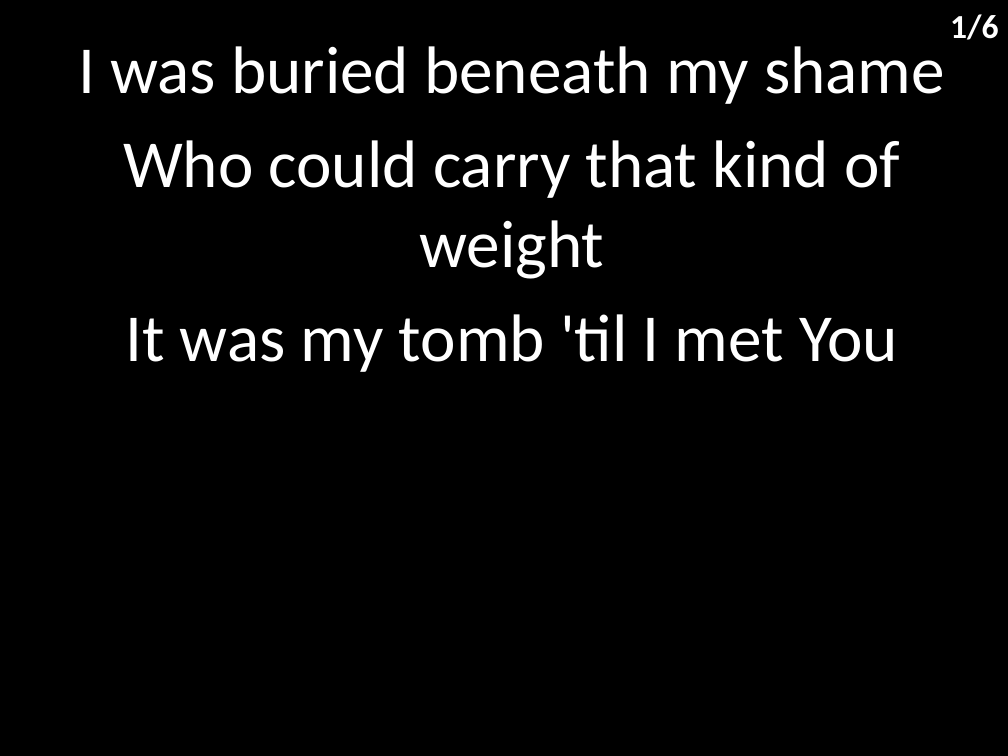
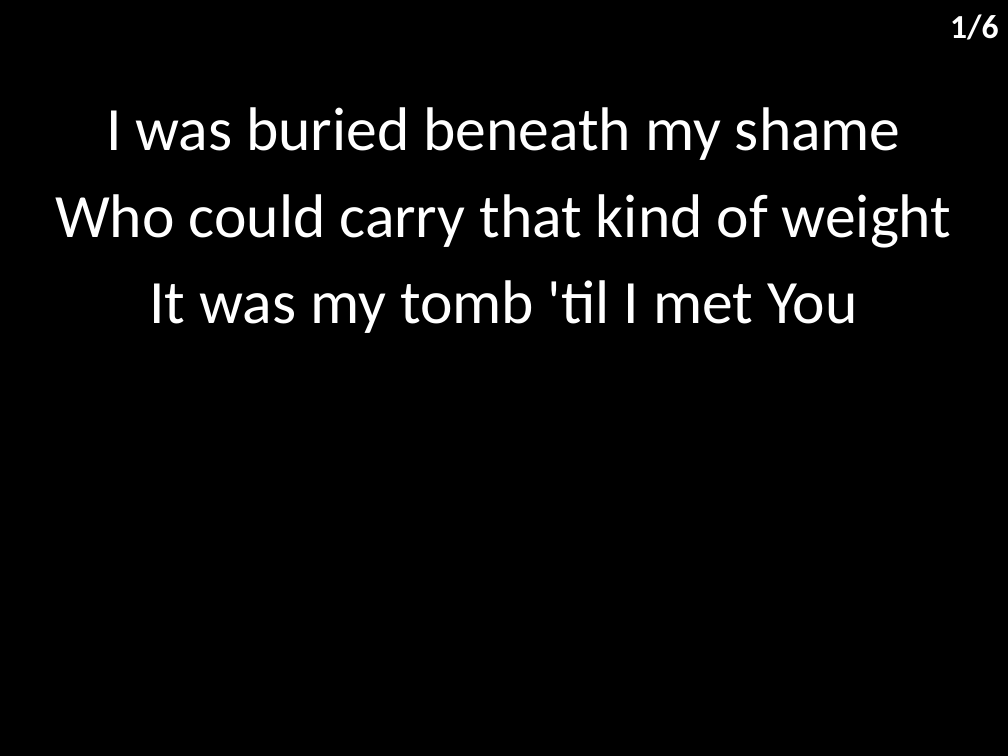
Before and after one commit to hoo-are-ya/worship, a slide deck: slide 2 of docs/songs/glorious day.pptx. Drawn at 1008x756 pixels with LibreOffice and Linux fonts; fonts in the diff are those of the drawing. Boxes give left, top, right and bottom in pixels: in the first picture for what was removed or moved away, otherwise in the second. Text is boxed around its words. In the diff, an @@ line names an element or a change of style, - is before the commit and + after.

```diff
--- a/docs/songs/glorious day.pptx
+++ b/docs/songs/glorious day.pptx
@@ subtitle "I was buried beneath my ...": place and size @@
-subtitle "I was buried beneath my ..." at (78,46,945,372)
+subtitle "I was buried beneath my ..." at (55,107,952,333)
@@ subtitle "I was buried beneath my ..." at (55,107,952,333): size 48 to 44 pt @@
```
Also in this commit, not shown: 5 other slides changed, 5 other files.
